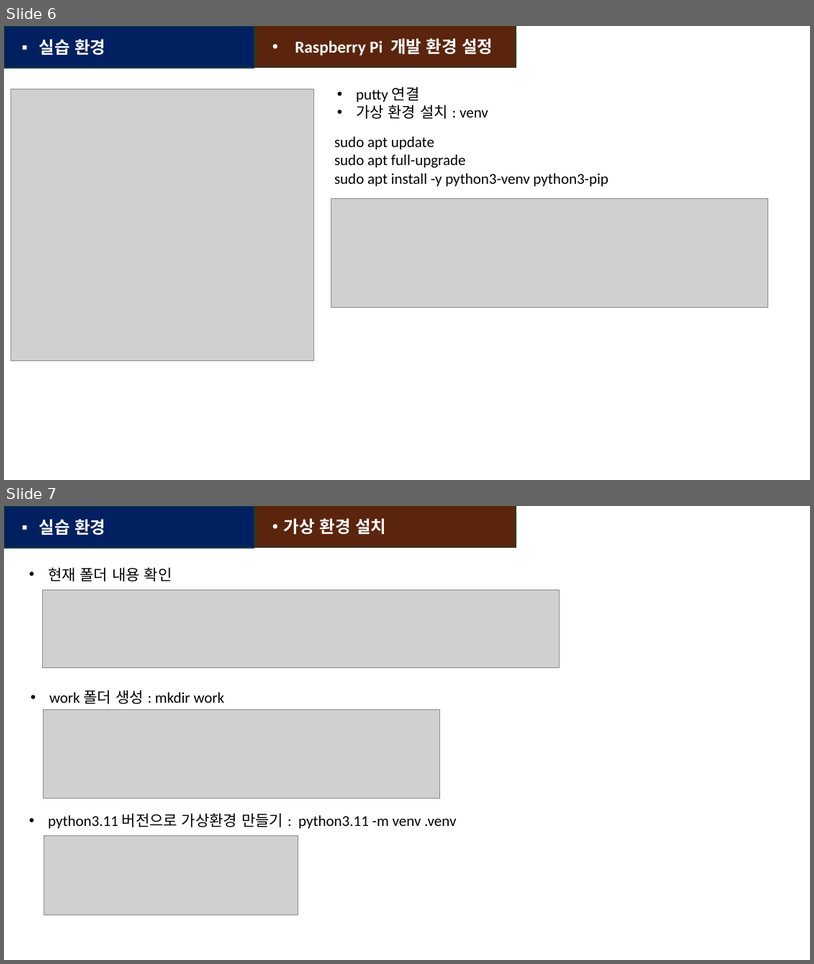
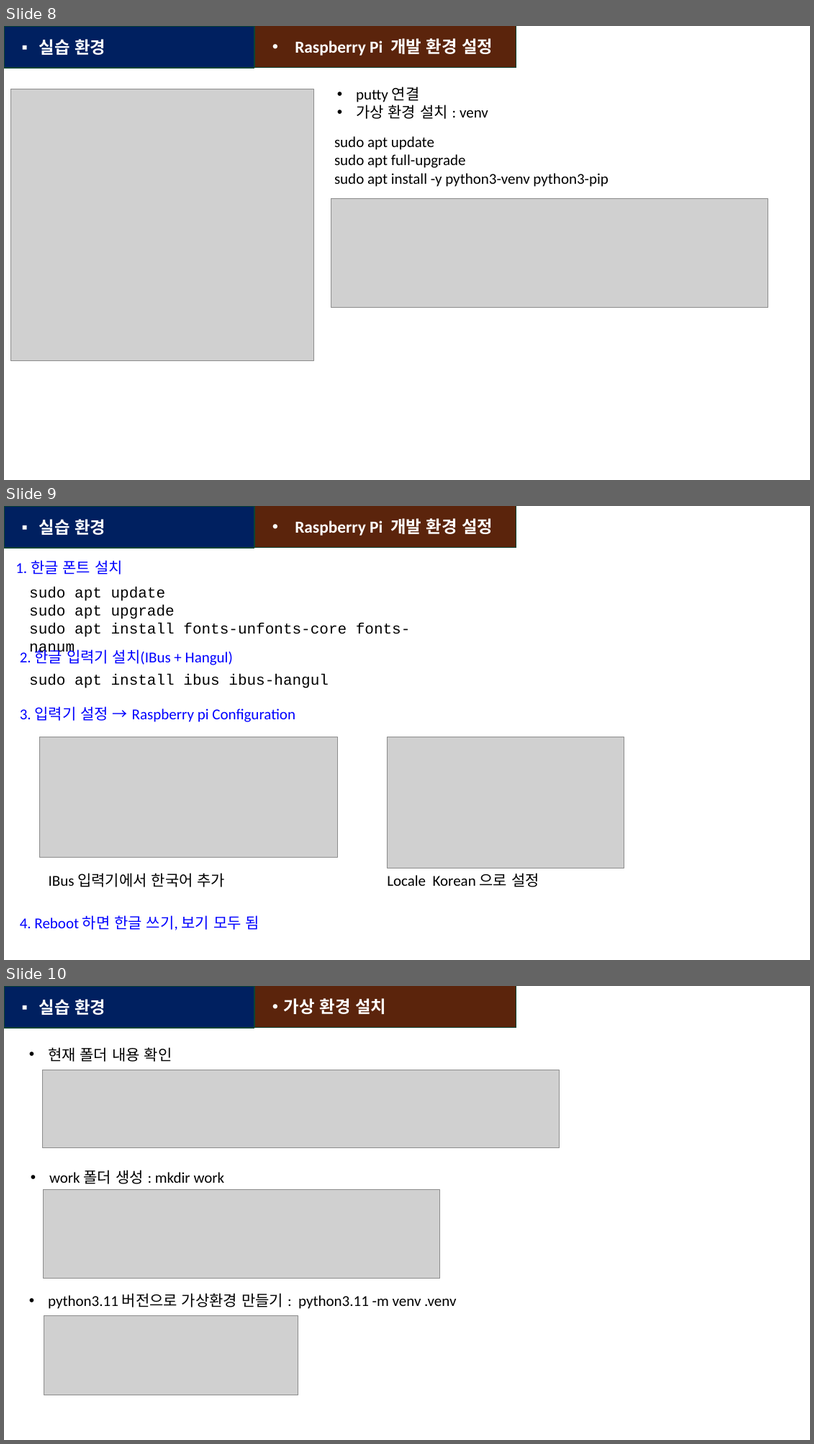
Before and after one commit to heartcom/Linux-Program, a slide deck: 1_개발환경구축(리눅스프로그래밍).pptx. Shown one above the other, each under a label of ours: slides 6 and 7 before the commit, slides 8, 9 and 10 after it. The pictures are 814x964 and 814x1444 pixels, drawn with LibreOffice and Linux fonts; fonts in the diff are those of the drawing; grey boxes stand for pictures. Boxes give left, top, right and bottom in pixels: in the first picture for what was removed or moved away, otherwise in the second. Text is boxed around its words. In the diff, an @@ line names an element or a change of style, - is before the commit and + after.

```diff
--- a/1_개발환경구축(리눅스프로그래밍).pptx
+++ b/1_개발환경구축(리눅스프로그래밍).pptx
@@ slide 9 added at (4,506,810,960), background #FFFFFF @@
@@ rectangle added at (4,506,254,548), fill #002060, outline #0D4335 1 pt, 20 pt, text #FFFFFF, bold @@
+▪ 실습 환경
@@ rectangle added at (255,506,516,548), fill #5C240C, outline #0D4335 1 pt, 20 pt, text #FFFFFF, bold @@
+• Raspberry Pi 개발 환경 설정
@@ text added at (16,560,123,574), 18 pt, text #0000FF @@
+1. 한글 폰트 설치
@@ text added at (29,587,411,637), 18 pt, text #000000 @@
+sudo apt update
+sudo apt upgrade
+sudo apt install fonts-unfonts-core fonts-nanum
@@ text added at (20,647,233,665), 18 pt, text #0000FF @@
+2. 한글 입력기 설치(IBus + Hangul)
@@ text added at (29,674,329,688), 18 pt, text #000000 @@
+sudo apt install ibus ibus-hangul
@@ text added at (20,706,296,722), 18 pt, text #0000FF @@
+3. 입력기 설정 → Raspberry pi Configuration
@@ picture added at (39,737,338,857) @@
@@ picture added at (387,737,625,867) @@
@@ text added at (49,872,226,887), 18 pt, text #000000 @@
+IBus 입력기에서 한국어 추가
@@ text added at (387,872,540,887), 18 pt, text #000000 @@
+Locale Korean 으로 설정
@@ text added at (20,915,260,930), 18 pt, text #0000FF @@
+4. Reboot 하면 한글 쓰기, 보기 모두 됨
@@ what was slide 6 is now slide 8 @@
@@ what was slide 7 is now slide 10 @@
```
Also in this commit, not shown: 2 slides changed, 2 other slides added.
